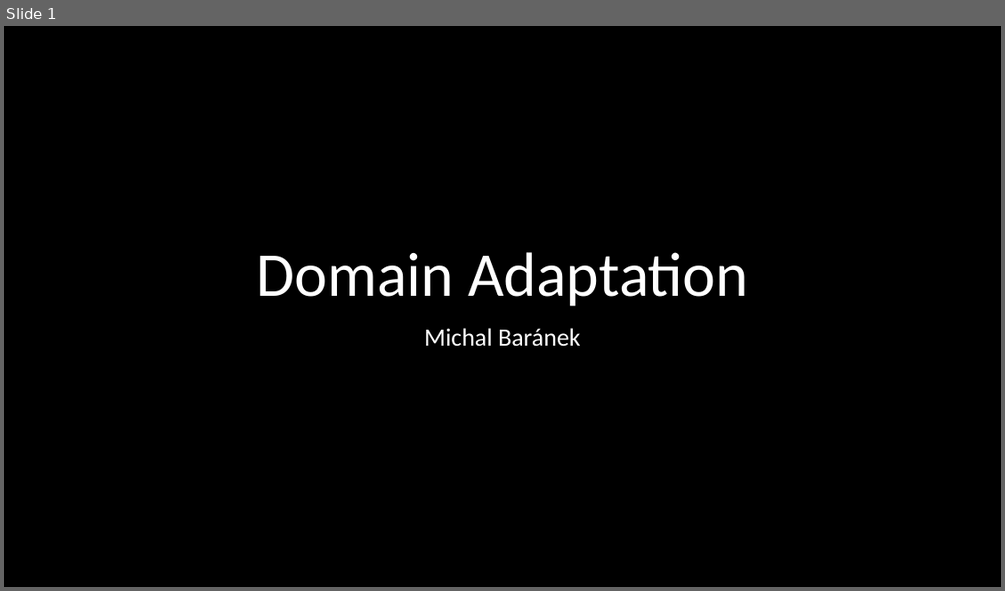
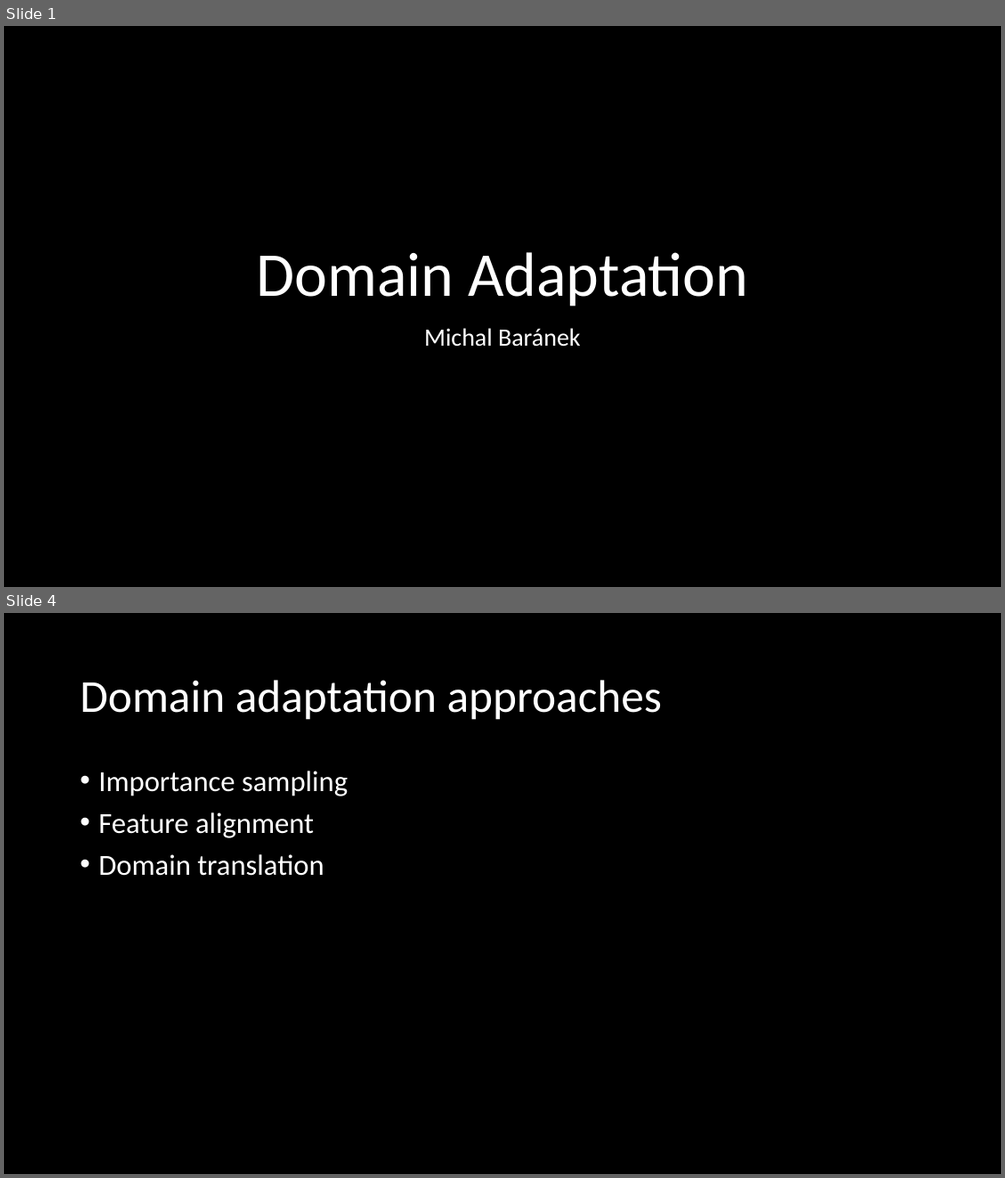
Before and after one commit to Raamxie/DomainAdaptation, a slide deck: Domain Adaptation.pptx. Shown one above the other, each under a label of ours: slide 1 before the commit, slides 1 and 4 after it; the slides between them are not shown. The pictures are 1005x591 and 1005x1178 pixels, drawn with LibreOffice and Linux fonts; fonts in the diff are those of the drawing. Boxes give left, top, right and bottom in pixels: in the first picture for what was removed or moved away, otherwise in the second. Text is boxed around its words. In the diff, an @@ line names an element or a change of style, - is before the commit and + after.

```diff
--- a/Domain Adaptation.pptx
+++ b/Domain Adaptation.pptx
@@ slide 4 added at box(4, 613, 1001, 1174), background #000000 @@
@@ title added at box(80, 680, 662, 720), 44 pt, text #FFFFFF @@
+Domain adaptation approaches
@@ text added at box(98, 771, 348, 876), 28 pt, text #FFFFFF @@
+• Importance sampling
+• Feature alignment
+• Domain translation
```
Also in this commit, not shown: 2 slides changed, 4 other slides added, 1 slide removed.
